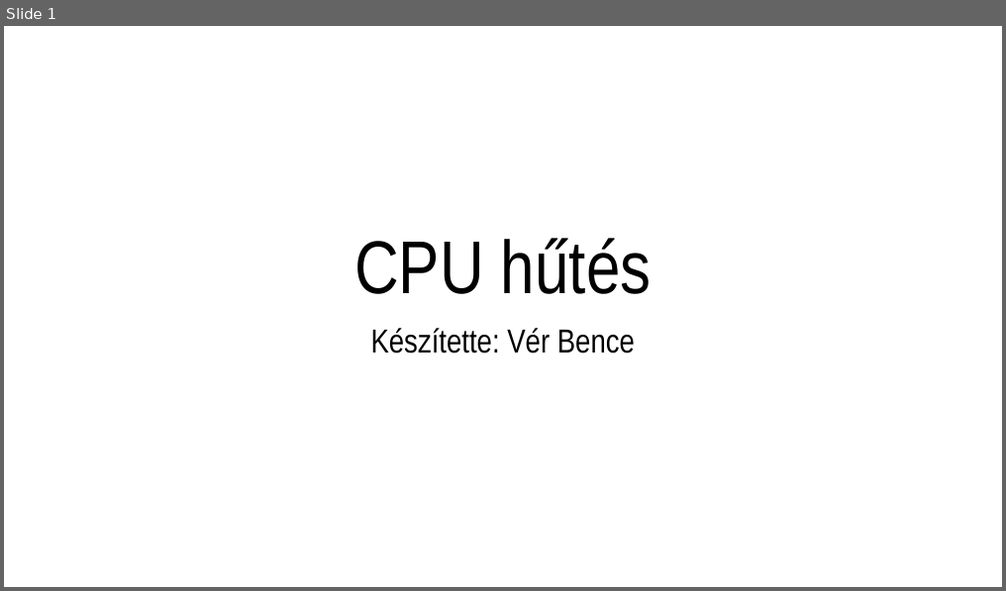
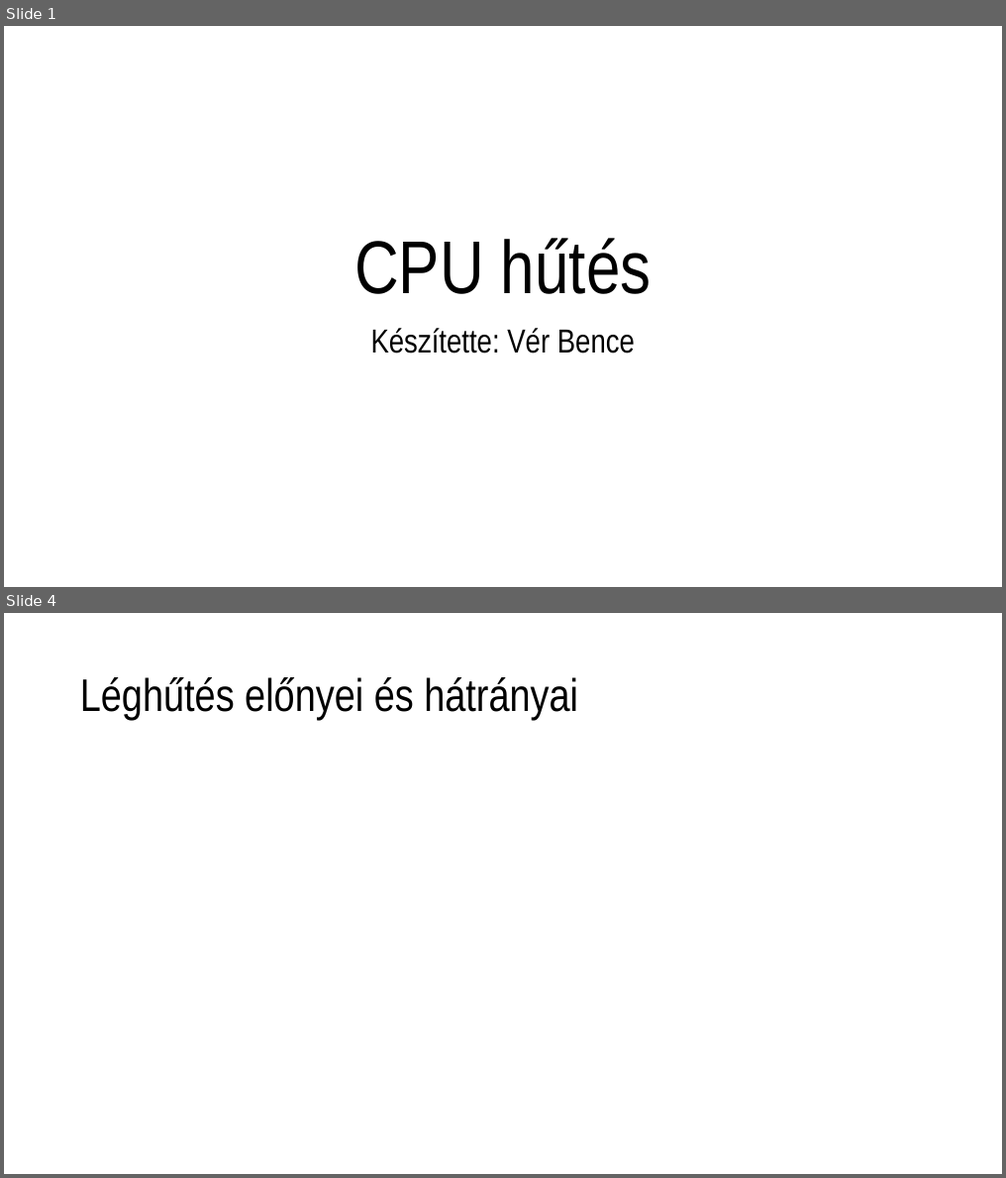
Before and after one commit to verbence/ppt-2022, a slide deck: cpuhutes.pptx. Shown one above the other, each under a label of ours: slide 1 before the commit, slides 1 and 4 after it; the slides between them are not shown. The pictures are 1006x591 and 1006x1178 pixels, drawn with LibreOffice and Linux fonts; fonts in the diff are those of the drawing. Boxes give left, top, right and bottom in pixels: in the first picture for what was removed or moved away, otherwise in the second. Text is boxed around its words. In the diff, an @@ line names an element or a change of style, - is before the commit and + after.

```diff
--- a/cpuhutes.pptx
+++ b/cpuhutes.pptx
@@ slide 4 added at (4,613,1002,1174), background #FFFFFF @@
@@ title added at (80,677,578,720), 44 pt, text #000000 @@
+Léghűtés előnyei és hátrányai
```
Also in this commit, not shown: 2 slides changed, 1 other slide added, 2 slides removed.
